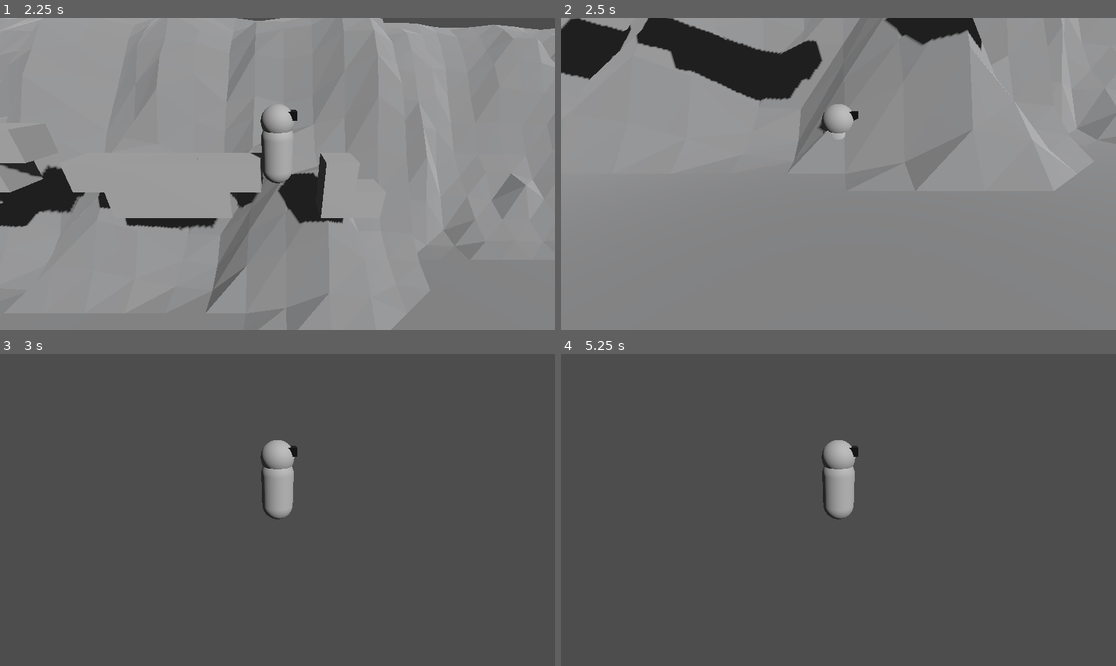
Above: before the commit, frames 1-4 (two rows, left to right).
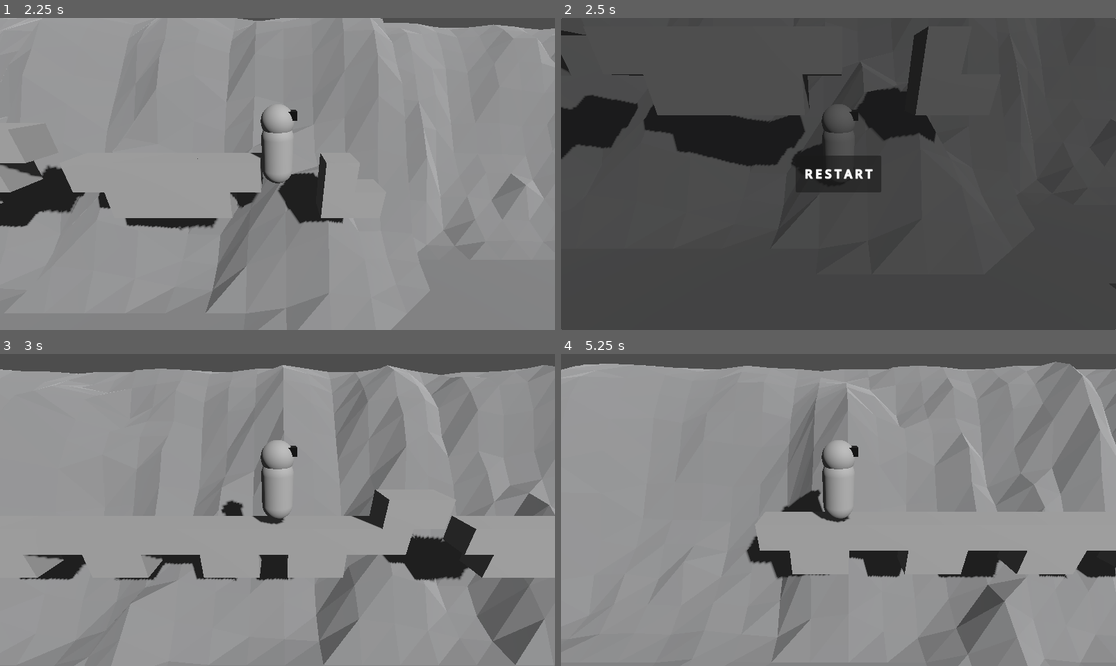
Above: after the commit, the same moments.

Repository: thewasmans/2025-dinojam
Game: Godot game, scene res://scenes/game.tscn
Two runs of this game, one before a commit and one after it. Both use one fixed random seed, a clock stepped at 60 frames per second and the inputs below.
Inputs (mouse positions are in pixels of both pictures, inside the frame that each line leads up to):
- Up to frame 1 (2.25 s): tap Enter at 0.5 s; hold D (forward) 0.53-2.03 s; tap Space (jump) at 0.77, 1.52 s; hold A (backward) from 2.03 s (still down)
- Up to frame 2 (2.5 s): keep holding A (backward)
- Up to frame 3 (3 s): release A (backward) at 2.75 s; click (277, 510) at 2.75 s, where only the run after the commit has a clickable "RESTART"
- Up to frame 4 (5.25 s): tap Space (jump) at 3.5, 3.77, 4.52 s; hold A (backward) 3.53-5.03 s; hold D (forward) from 5.03 s (still down)

Frame 1 is identical in both runs. In frame 2, 99% of the frame differs, in the area x 0-100%, y 0-100%; in frame 3, 91%; in frame 4, 93%.

Commit message:
Add Game manager to game scene

Diff:
--- a/scenes/game.tscn
+++ b/scenes/game.tscn
@@ -1,12 +1,14 @@
-[gd_scene load_steps=12 format=4 uid="uid://cldisfq822ewp"]
+[gd_scene load_steps=14 format=4 uid="uid://cldisfq822ewp"]
 
 [ext_resource type="PackedScene" uid="uid://ds25afo5ad7we" path="res://contents/prefabs/player_character.tscn" id="1_uwrxv"]
+[ext_resource type="Script" uid="uid://b6oclbh8yguum" path="res://scripts/game_manager.gd" id="2_0tnpc"]
 [ext_resource type="Environment" uid="uid://co8c3kh3eg1uq" path="res://contents/environments/default_environment.tres" id="2_yqjtg"]
 [ext_resource type="PackedScene" uid="uid://dtvr13n5ht3tp" path="res://contents/prefabs/module_1.tscn" id="3_lnu2h"]
 [ext_resource type="PackedScene" uid="uid://bhlpsk7oikd7y" path="res://contents/prefabs/module_3.tscn" id="4_iywne"]
 [ext_resource type="PackedScene" uid="uid://d2erhnolprkba" path="res://contents/prefabs/death_area.tscn" id="5_gee14"]
 [ext_resource type="PackedScene" uid="uid://bm411dicxfoyw" path="res://contents/prefabs/module_2.tscn" id="5_p57ef"]
 [ext_resource type="PackedScene" uid="uid://cx05w6qokm76s" path="res://contents/model3d/geo_cliff.glb" id="5_u5sy4"]
+[ext_resource type="PackedScene" uid="uid://ccrc7jg37fxou" path="res://contents/prefabs/ui/ui_menu_death.tscn" id="6_0tnpc"]
 [ext_resource type="Material" uid="uid://c7sym6kjk8cft" path="res://contents/materials/material_gray.tres" id="7_u5sy4"]
 
 [sub_resource type="StandardMaterial3D" id="StandardMaterial3D_2gkuc"]
@@ -51,6 +53,11 @@
 
 [node name="Camera3D" type="Camera3D" parent="Global/PlayerCharacter"]
 transform = Transform3D(-4.371139e-08, 0.40673664, -0.9135454, 0, 0.9135454, 0.40673664, 1, 1.7779023e-08, -3.993234e-08, -6.187, 3.04, 0)
+
+[node name="GameManager" type="Node" parent="Global" node_paths=PackedStringArray("death_area")]
+script = ExtResource("2_0tnpc")
+death_area = NodePath("../../Level/DeathArea")
+game_ui_death_prefab = ExtResource("6_0tnpc")
 
 [node name="Level" type="Node3D" parent="."]
 
